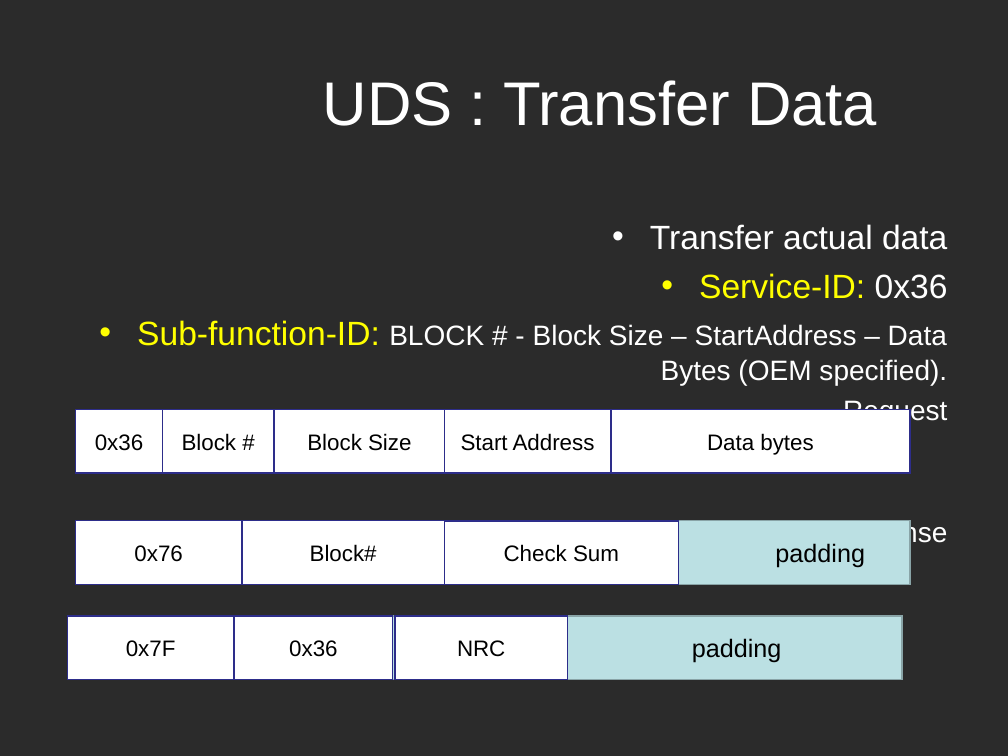
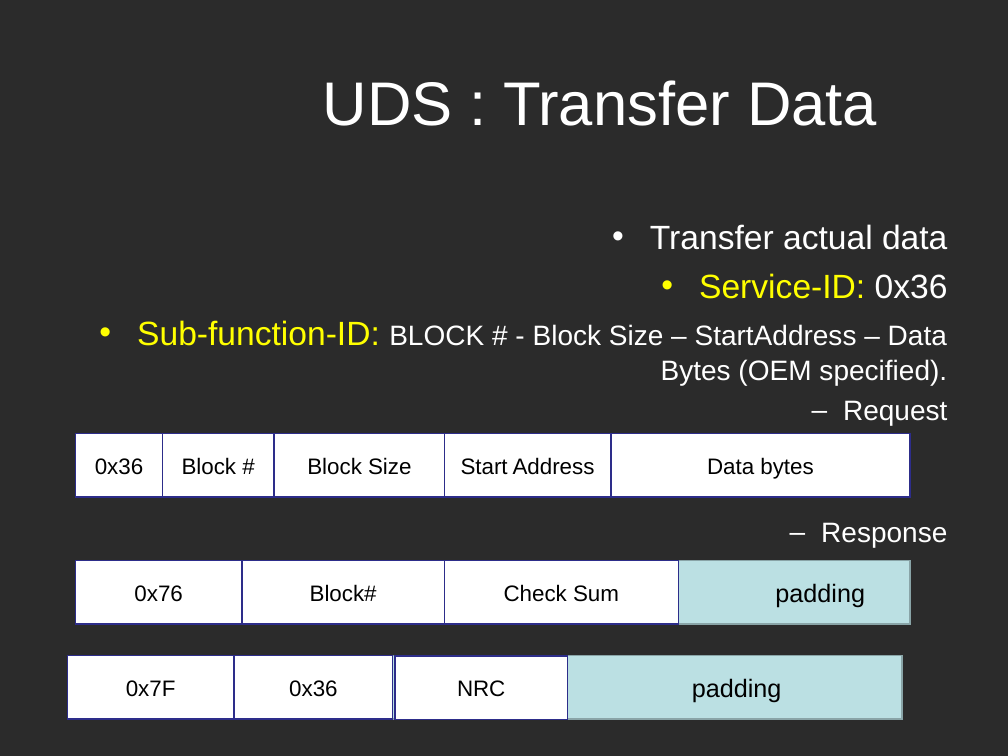
Before and after one commit to Marcelle-Samir/Firmware_Over_The_Air, a slide deck: slide 22 of project Documentation/Second week/Search-UDS.ppt. Drawn at 1008x756 pixels with LibreOffice and Linux fonts; fonts in the diff are those of the drawing; background and template pictures are left out; a plain dark background stands for a picture behind light text. Boxes give left, top, right and bottom in pixels: in the first picture for what was removed or moved away, otherwise in the second. Text is boxed around its words. In the diff, an @@ line names an element or a change of style, - is before the commit and + after.

```diff
--- a/project Documentation/Second week/Search-UDS.ppt
+++ b/project Documentation/Second week/Search-UDS.ppt
@@ 6 rectangles: place and size @@
-6 rectangles at box(76, 409, 910, 473)
+6 rectangles at box(76, 433, 910, 497)
@@ 8 rectangles: place and size @@
-8 rectangles at box(68, 521, 910, 679)
+8 rectangles at box(68, 560, 910, 720)
```
Also in this commit, not shown: 2 other files.
